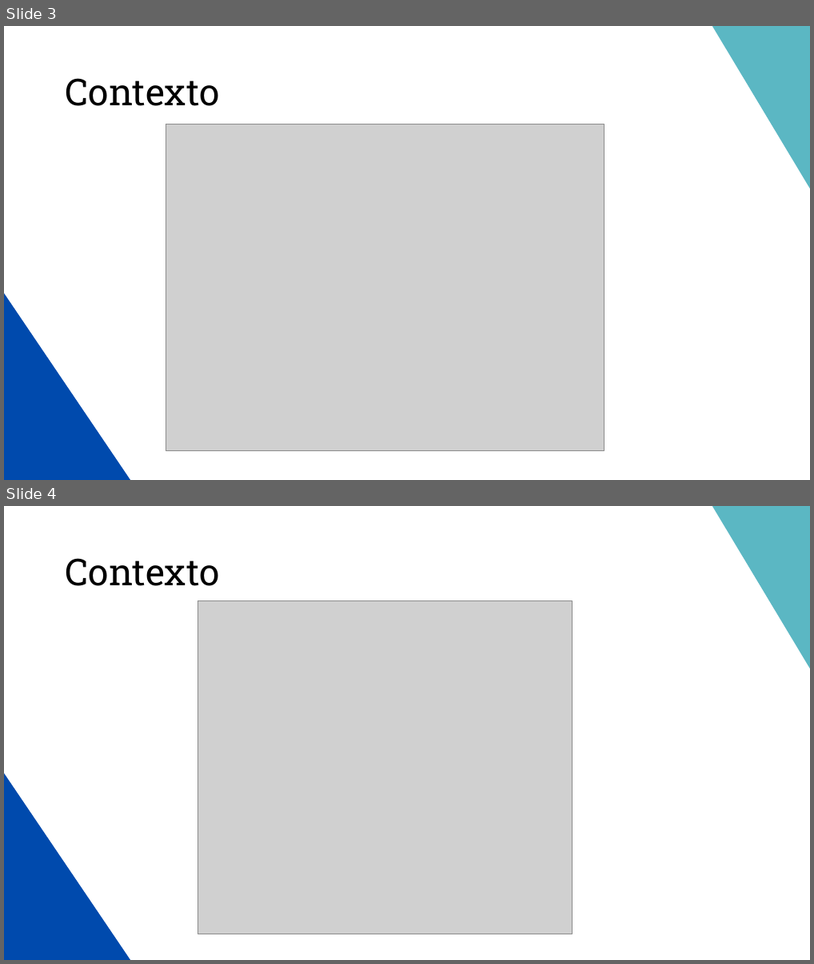
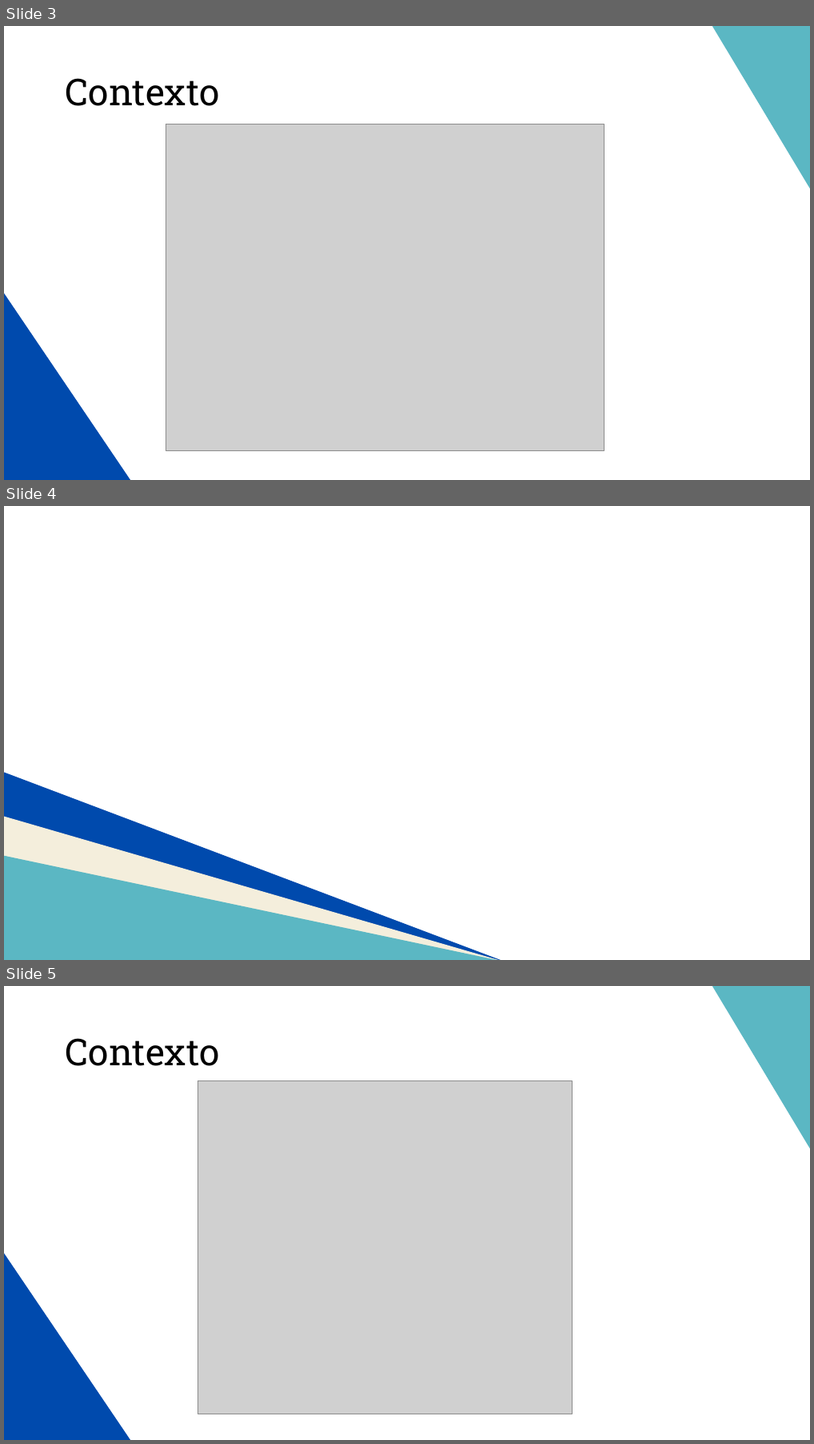
Before and after one commit to MiguelAMeloM/Miguel_DataAnalytics, a slide deck: RRHH/Data_Storytelling.pptx. Shown one above the other, each under a label of ours: slides 3 and 4 before the commit, slides 3, 4 and 5 after it. The pictures are 814x964 and 814x1444 pixels, drawn with LibreOffice and Linux fonts; fonts in the diff are those of the drawing; grey boxes stand for pictures. Boxes give left, top, right and bottom in pixels: in the first picture for what was removed or moved away, otherwise in the second. Text is boxed around its words. In the diff, an @@ line names an element or a change of style, - is before the commit and + after.

```diff
--- a/RRHH/Data_Storytelling.pptx
+++ b/RRHH/Data_Storytelling.pptx
@@ slide 4 added at (x1=4, y1=506, x2=810, y2=960), background #FFFFFF @@
@@ right triangle added at (x1=4, y1=772, x2=502, y2=960), fill #004AAD @@
@@ right triangle added at (x1=4, y1=816, x2=502, y2=960), fill #F4EEDC @@
@@ right triangle added at (x1=4, y1=856, x2=502, y2=960), fill #5BB7C3 @@
@@ what was slide 4 is now slide 5 @@
```
Also in this commit, not shown: 1 other slide added.
